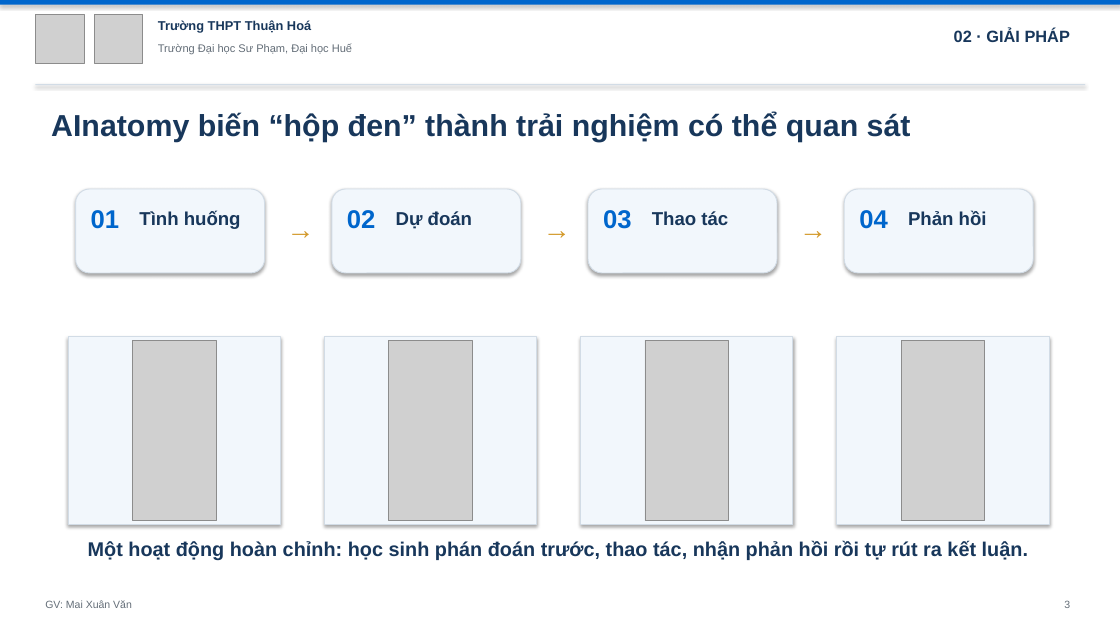
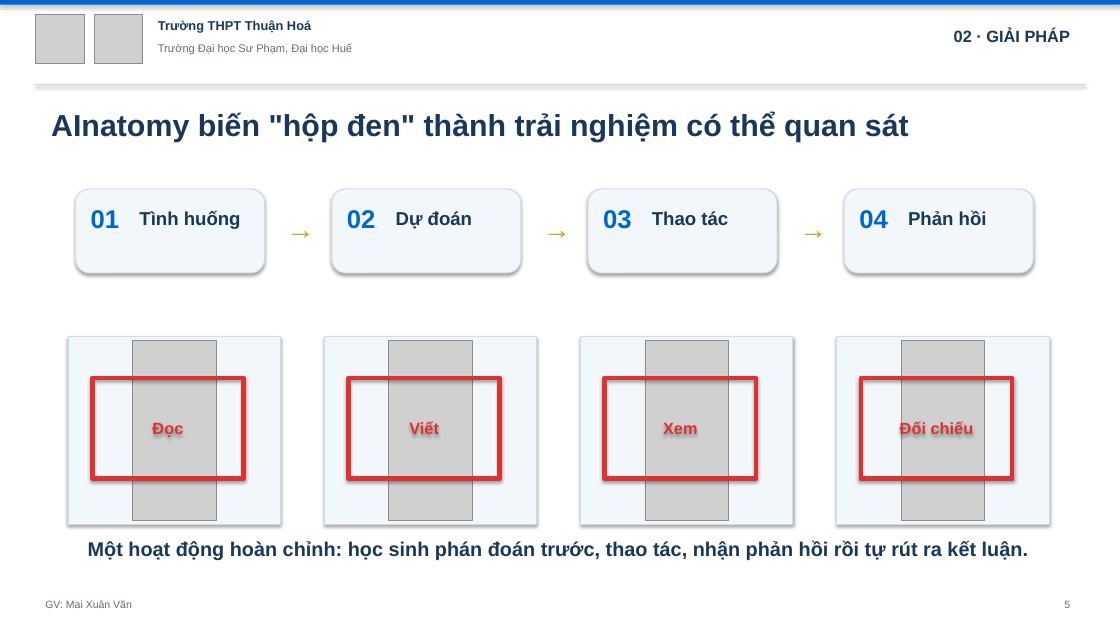
Before and after one commit to mxuanvan02/ainatomy, a slide deck: slide 5 of template_thuanhoa.pptx (slide 3 before the commit). Drawn at 1120x630 pixels with LibreOffice and Linux fonts; fonts in the diff are those of the drawing; grey boxes stand for pictures. Boxes give left, top, right and bottom in pixels: in the first picture for what was removed or moved away, otherwise in the second. Text is boxed around its words. In the diff, an @@ line names an element or a change of style, - is before the commit and + after.

```diff
--- a/template_thuanhoa.pptx
+++ b/template_thuanhoa.pptx
@@ text at (51, 112, 909, 142): text changed @@
-AInatomy biến “hộp đen” thành trải nghiệm có thể quan sát
+AInatomy biến "hộp đen" thành trải nghiệm có thể quan sát
@@ rectangle added at (92, 378, 244, 479), outline #DC3232 4 pt, 14 pt, text #DC3232, bold @@
+Đọc
@@ rectangle added at (349, 378, 500, 479), outline #DC3232 4 pt, 14 pt, text #DC3232, bold @@
+Viết
@@ rectangle added at (605, 378, 756, 479), outline #DC3232 4 pt, 14 pt, text #DC3232, bold @@
+Xem
@@ rectangle added at (861, 378, 1012, 479), outline #DC3232 4 pt, 14 pt, text #DC3232, bold @@
+Đối chiếu
@@ text at (1064, 601, 1070, 608): text changed @@
-3
+5
```
Also in this commit, not shown: 11 other slides changed, 2 slides added, 3 other files.
